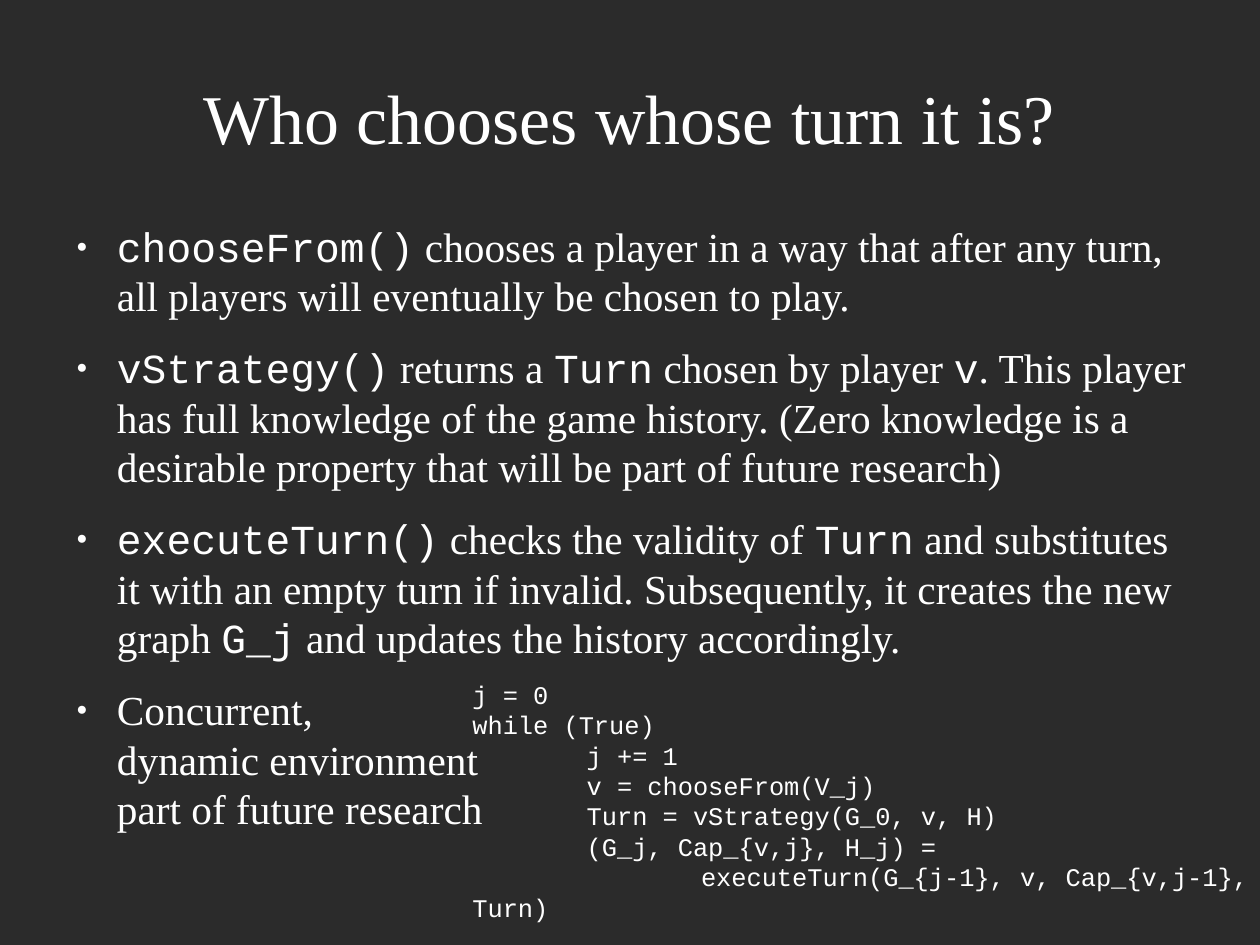
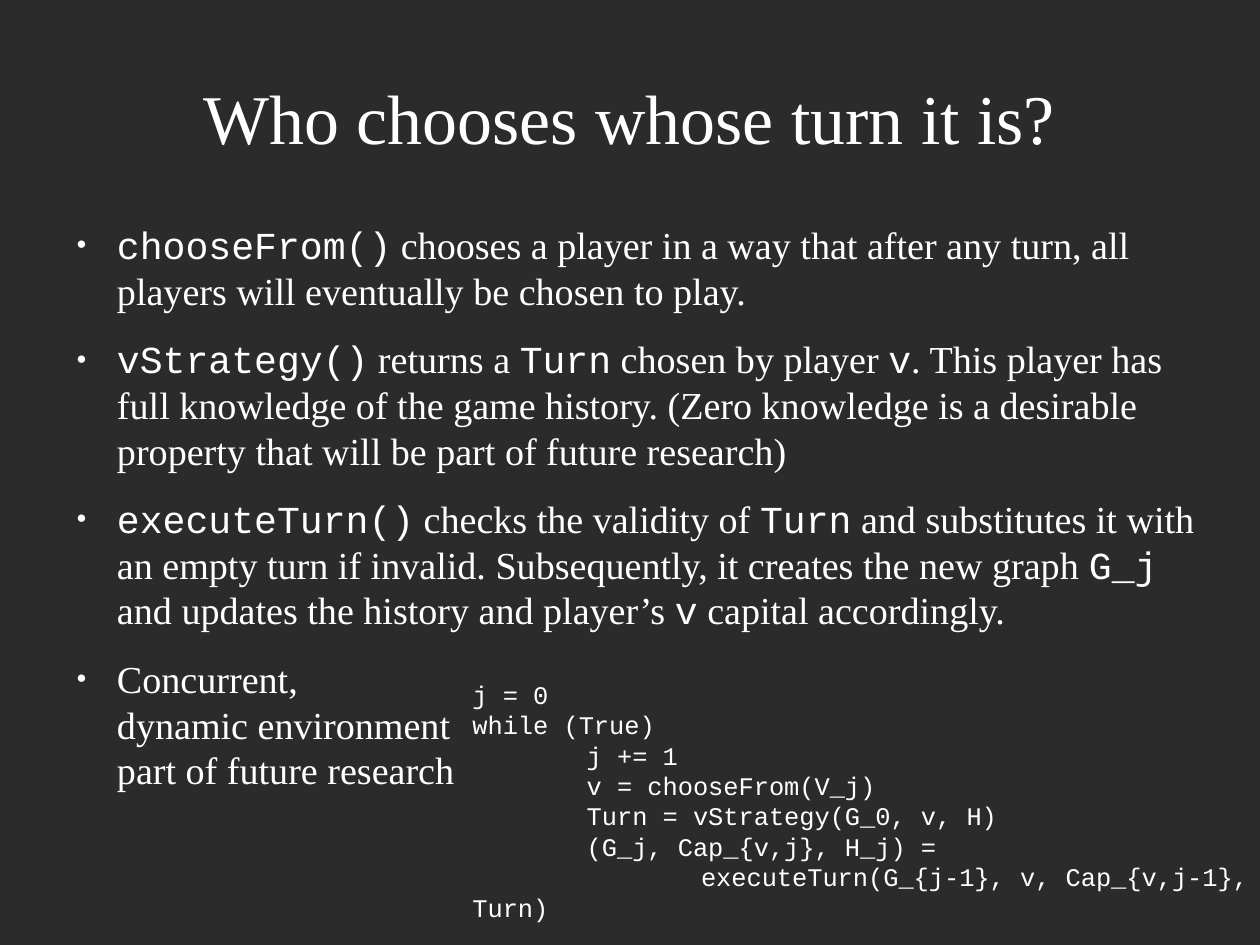
Before and after one commit to decrypto-org/TrustIsRisk, a slide deck: slide 9 of presentations/AtheCrypt10-1-2017/AtheCrypt10-1-2017.odp. Drawn at 1260x945 pixels with LibreOffice and Linux fonts; fonts in the diff are those of the drawing; background and template pictures are left out; a plain dark background stands for a picture behind light text. Boxes give left, top, right and bottom in pixels: in the first picture for what was removed or moved away, otherwise in the second. Text is boxed around its words. In the diff, an @@ line names an element or a change of style, - is before the commit and + after.

Commit message:
rephrase TrustIsRisk Game explanation, conservative strategy rationale

```diff
--- a/presentations/AtheCrypt10-1-2017/AtheCrypt10-1-2017.odp
+++ b/presentations/AtheCrypt10-1-2017/AtheCrypt10-1-2017.odp
@@ text at [117, 232, 1162, 785]: size 26 to 24.1 pt in "chooseFrom() chooses a player in a way ...", "vStrategy() returns a Turn chosen by player ...", "Concurrent,", "dynamic environment" and 1 more places @@
@@ text at [117, 506, 1195, 632]: text changed; size 26 to 24.1 pt @@
-● executeTurn() checks the validity of Turn and substitutes it with an empty turn if invalid. Subsequently, it creates the new graph G_j and updates the history accordingly.
+● executeTurn() checks the validity of Turn and substitutes it with an empty turn if invalid. Subsequently, it creates the new graph G_j and updates the history and player’s v capital accordingly.
```
Also in this commit, not shown: 2 other slides changed.
